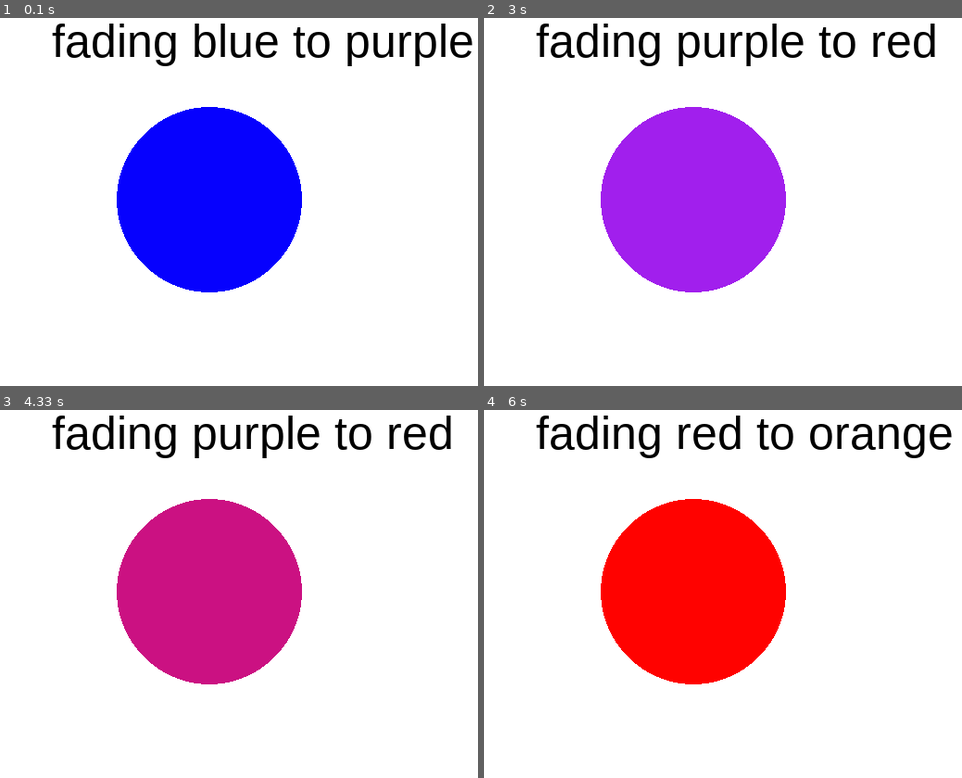
Above: before the commit, frames 1-4 (two rows, left to right).
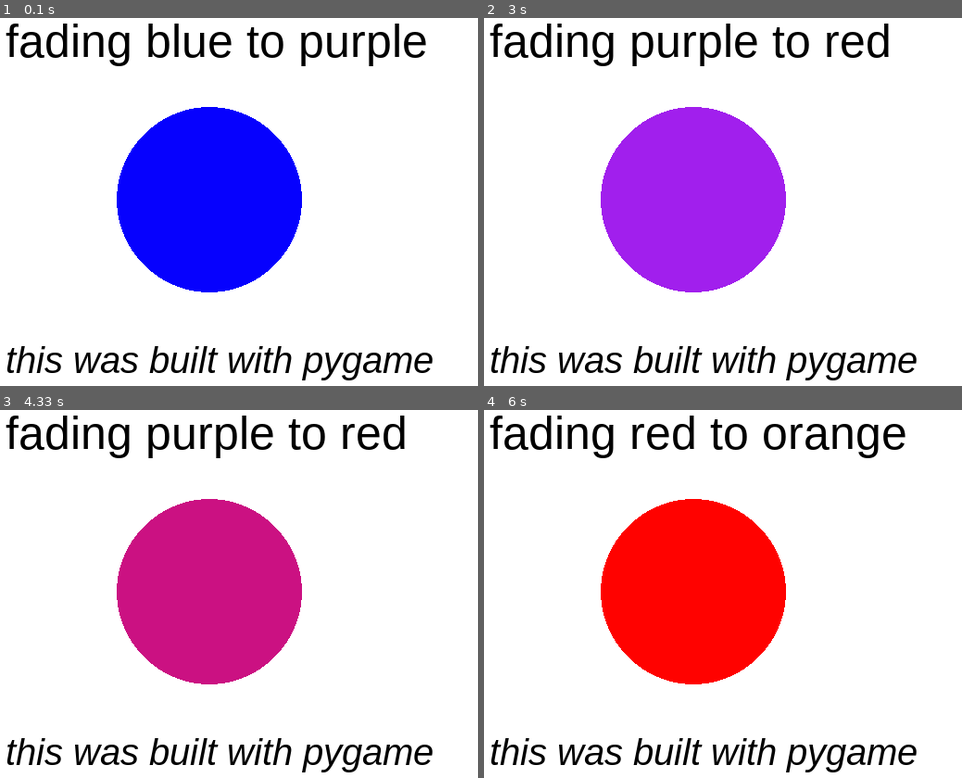
Above: after the commit, the same moments.

Repository: Jethet/python-games
Game: pygame game, started from basic-game.py/my_game.py
Two runs of this game, one before a commit and one after it. Both use one fixed random seed, a clock stepped at 60 frames per second and the inputs below.
Inputs:
- Up to frame 1 (0.1 s): no input
- Up to frame 2 (3 s): no input
- Up to frame 3 (4.33 s): no input
- Up to frame 4 (6 s): no input

The runs differ from the first frame. In frame 1, 6.9% of the frame differs, in the area x 1-99%, y 1-99%; in frame 2, 6.7%; in frame 3, 6.7%; in frame 4, 6.9%.

Commit message:
Add subtitle italic; improve centering

Diff:
--- a/basic-game.py/my_game.py
+++ b/basic-game.py/my_game.py
@@ -18,7 +18,8 @@
 number_of_steps = change_every_x_seconds * FPS
 step = 1
 
-font = pygame.font.SysFont("Arial", 50)
+font1 = pygame.font.SysFont("Arial", 50)
+font2 = pygame.font.SysFont("Arial", 40, italic=True)
 
 # run until user asks to quit
 running = True
@@ -29,11 +30,15 @@
         if event.type == pygame.QUIT:
             running = False
 
-    text = font.render(
+    text1 = font1.render(
         "fading {a} to {b}".format(a=base_color, b=next_color),
         True,
         pygame.color.Color("black"),
     )
+    text2 = font2.render(
+      "this was built with pygame",
+      True,
+      pygame.color.Color("black"))
 
     step += 1
     # formula to fade old color to new color
@@ -59,7 +64,8 @@
     """
     pygame.draw.circle(screen, current_color,
                        screen.get_rect().center, 100)
-    screen.blit(text, (230, 100))
+    screen.blit(text1, (180, 100))
+    screen.blit(text2, (180, 450))
 
     # to make this appear on your screen:
     pygame.display.update()
